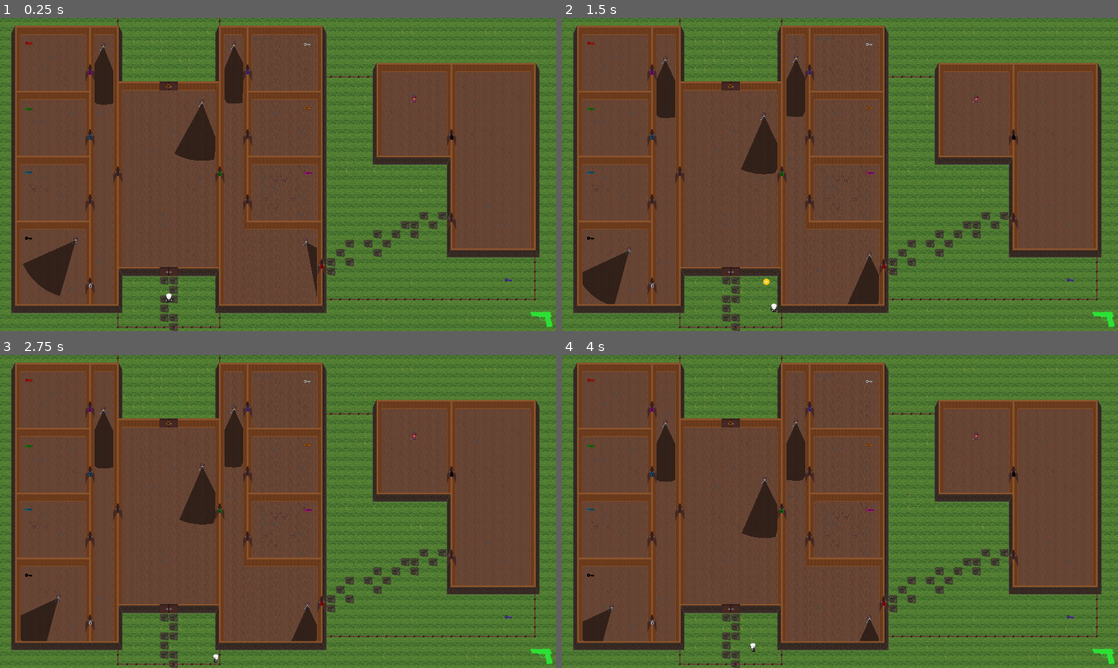
Above: before the commit, frames 1-4 (two rows, left to right).
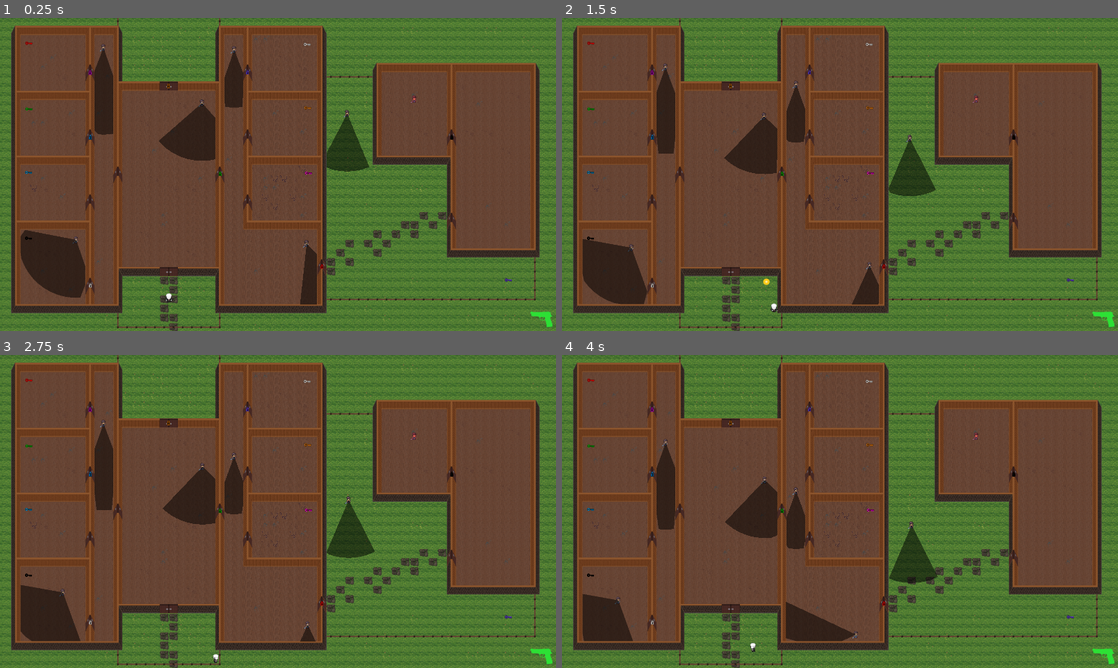
Above: after the commit, the same moments.

Repository: hoiton/gamedev
Game: Godot game, scene res://levels/level2.tscn
Same seed, same stepped clock (60 frames per second), same inputs: the game is played once before the commit and once after it. This scene is started directly instead of the project's main scene.
Inputs (mouse positions are in pixels of both pictures, inside the frame that each line leads up to):
- Up to frame 1 (0.25 s): no input
- Up to frame 2 (1.5 s): tap Enter (ui_accept) at 0.5, 0.77 s; move the mouse to (962, 158) at 0.52 s; hold D (move_right) 0.53-1.28 s; tap X (lure) at 0.6 s; move the mouse to (728, 190) at 1.27 s; hold S (move_down) from 1.28 s (still down); tap Q (throw) at 1.35 s
- Up to frame 3 (2.75 s): tap Enter (ui_accept) at 1.52 s; move the mouse to (333, 442) at 2.02 s; release S (move_down) at 2.03 s; hold D (move_right) from 2.03 s (still down); tap X (lure) at 2.1 s
- Up to frame 4 (4 s): move the mouse to (812, 574) at 2.77 s; release D (move_right) at 2.78 s; hold W (move_up) 2.78-3.53 s; tap Q (throw) at 2.85 s; tap Enter (ui_accept) at 3.02, 3.77 s; move the mouse to (1006, 558) at 3.52 s; hold A (move_left) from 3.53 s (still down); tap X (lure) at 3.6 s

The runs differ from the first frame. In frame 1, 3.2% of the frame differs, in the area x 3-67%, y 7-92%; in frame 2, 3.7%; in frame 3, 4.0%; in frame 4, 4.8%, in the area x 3-68%, y 20-92%.

Commit message:
improve enemies

Diff:
--- a/src/levels/level2.tscn
+++ b/src/levels/level2.tscn
@@ -45,6 +45,12 @@
 }
 point_count = 3
 
+[sub_resource type="Curve2D" id="Curve2D_bcewn"]
+_data = {
+"points": PackedVector2Array(0, 0, 0, 0, -3, 0, 0, 0, 0, 0, 11, 413, 0, 0, 0, 0, 85, 509, 0, 0, 0, 0, 253.98682, 392.01794, 0, 0, 0, 0, 499.61682, 401.69794, 0, 0, 0, 0, 590.3668, 324.25793, 0, 0, 0, 0, 581, -18, 0, 0, 0, 0, 460.89673, -64.15207, 0, 0, 0, 0, 404.02673, -0.022064209, 0, 0, 0, 0, 408, 398, 0, 0, 0, 0, 182.5968, 390.80798, 0, 0, 0, 0, 29, 213, 0, 0, 0, 0, 37, 4, 0, 0, 0, 0, -3, 1)
+}
+point_count = 14
+
 [node name="Level2" type="Node2D"]
 
 [node name="PauseMenu" parent="." instance=ExtResource("1_76ugp")]
@@ -80,7 +86,9 @@
 
 [node name="Target1" parent="WorldTransform/Targets" node_paths=PackedStringArray("patrol_path") instance=ExtResource("3_g1dg4")]
 position = Vector2(1051, 768)
+patrol_speed = 70.0
 patrol_path = NodePath("Patrol Path")
+vision_range = 300.0
 
 [node name="Patrol Path" type="Path2D" parent="WorldTransform/Targets/Target1"]
 position = Vector2(-293, -427)
@@ -93,30 +101,46 @@
 [node name="Target3" parent="WorldTransform/Targets" node_paths=PackedStringArray("patrol_path") instance=ExtResource("3_g1dg4")]
 position = Vector2(699, 285)
 patrol_path = NodePath("Path2D")
+vision_fov_deg = 90.0
 
 [node name="Path2D" type="Path2D" parent="WorldTransform/Targets/Target3"]
 curve = SubResource("Curve2D_55gdq")
 
 [node name="Target4" parent="WorldTransform/Targets" node_paths=PackedStringArray("patrol_path") instance=ExtResource("3_g1dg4")]
 position = Vector2(358, 91)
-patrol_path = NodePath("Path2D")
+patrol_speed = 60.0
+patrol_path = NodePath("Path2D")
+vision_range = 300.0
+vision_fov_deg = 40.0
 
 [node name="Path2D" type="Path2D" parent="WorldTransform/Targets/Target4"]
 curve = SubResource("Curve2D_crte6")
 
 [node name="Target5" parent="WorldTransform/Targets" node_paths=PackedStringArray("patrol_path") instance=ExtResource("3_g1dg4")]
 position = Vector2(808, 87)
-patrol_path = NodePath("Path2D")
+patrol_speed = 120.0
+patrol_path = NodePath("Path2D")
+vision_fov_deg = 40.0
 
 [node name="Path2D" type="Path2D" parent="WorldTransform/Targets/Target5"]
 curve = SubResource("Curve2D_hq01p")
 
 [node name="Target6" parent="WorldTransform/Targets" node_paths=PackedStringArray("patrol_path") instance=ExtResource("3_g1dg4")]
 position = Vector2(267, 761)
-patrol_path = NodePath("Path2D")
+patrol_speed = 30.0
+patrol_path = NodePath("Path2D")
+vision_fov_deg = 120.0
 
 [node name="Path2D" type="Path2D" parent="WorldTransform/Targets/Target6"]
 curve = SubResource("Curve2D_fjysh")
+
+[node name="Target7" parent="WorldTransform/Targets" node_paths=PackedStringArray("patrol_path") instance=ExtResource("3_g1dg4")]
+position = Vector2(1201, 315)
+patrol_speed = 80.0
+patrol_path = NodePath("Path2D")
+
+[node name="Path2D" type="Path2D" parent="WorldTransform/Targets/Target7"]
+curve = SubResource("Curve2D_bcewn")
 
 [node name="Wall_front" type="TileMapLayer" parent="WorldTransform"]
 tile_map_data = PackedByteArray("AAAIABMAAAACAAQAAAAIAAwAAAACAAQAAAAIAAUAAAACAAQAAAAIABwAAAACAAQAAAAZABMAAAACAAQAAAAZAAwAAAACAAQAAAAZAAUAAAACAAQAAAAhABoAAAAGAAQAAAALABAAAAACAAQAAAAWABAAAAACAAQAAAAvABUAAAAHAAQAAAAvAAwAAAACAAQAAAA=")
--- a/src/levels/level3.tscn
+++ b/src/levels/level3.tscn
@@ -102,6 +102,7 @@
 [node name="Target1" parent="Targets" node_paths=PackedStringArray("patrol_path") instance=ExtResource("3_1xfnq")]
 position = Vector2(980, 198)
 patrol_path = NodePath("Patrol Path")
+vision_fov_deg = 180.0
 
 [node name="Patrol Path" type="Path2D" parent="Targets/Target1"]
 position = Vector2(-293, -427)
@@ -109,6 +110,7 @@
 
 [node name="Target2" parent="Targets" node_paths=PackedStringArray("patrol_path") instance=ExtResource("3_1xfnq")]
 position = Vector2(1084, 87)
+patrol_speed = 200.0
 patrol_path = NodePath("Path2D")
 
 [node name="Path2D" type="Path2D" parent="Targets/Target2"]
@@ -116,21 +118,29 @@
 
 [node name="Target3" parent="Targets" node_paths=PackedStringArray("patrol_path") instance=ExtResource("3_1xfnq")]
 position = Vector2(63, 737)
-patrol_path = NodePath("Path2D")
+patrol_speed = 80.0
+patrol_path = NodePath("Path2D")
+vision_fov_deg = 70.0
 
 [node name="Path2D" type="Path2D" parent="Targets/Target3"]
 curve = SubResource("Curve2D_6uckl")
 
 [node name="Target4" parent="Targets" node_paths=PackedStringArray("patrol_path") instance=ExtResource("3_1xfnq")]
 position = Vector2(1220, 457)
-patrol_path = NodePath("Path2D")
+patrol_speed = 80.0
+patrol_path = NodePath("Path2D")
+vision_range = 400.0
+vision_fov_deg = 40.0
 
 [node name="Path2D" type="Path2D" parent="Targets/Target4"]
 curve = SubResource("Curve2D_d6jip")
 
 [node name="Target5" parent="Targets" node_paths=PackedStringArray("patrol_path") instance=ExtResource("3_1xfnq")]
 position = Vector2(1220, 904)
-patrol_path = NodePath("Path2D")
+patrol_speed = 70.0
+patrol_path = NodePath("Path2D")
+vision_range = 400.0
+vision_fov_deg = 40.0
 
 [node name="Path2D" type="Path2D" parent="Targets/Target5"]
 curve = SubResource("Curve2D_d6jip")
@@ -138,6 +148,8 @@
 [node name="Target6" parent="Targets" node_paths=PackedStringArray("patrol_path") instance=ExtResource("3_1xfnq")]
 position = Vector2(1216, 63)
 patrol_path = NodePath("Path2D")
+vision_range = 600.0
+vision_fov_deg = 10.0
 
 [node name="Path2D" type="Path2D" parent="Targets/Target6"]
 curve = SubResource("Curve2D_kkm8t")
@@ -164,6 +176,7 @@
 [node name="Target10" parent="Targets" node_paths=PackedStringArray("patrol_path") instance=ExtResource("3_1xfnq")]
 position = Vector2(75, 89)
 patrol_path = NodePath("Path2D")
+vision_fov_deg = 90.0
 
 [node name="Path2D" type="Path2D" parent="Targets/Target10"]
 curve = SubResource("Curve2D_7trqu")
Not shown: 1 places in src/levels/level2.tscn that only renumber resources
